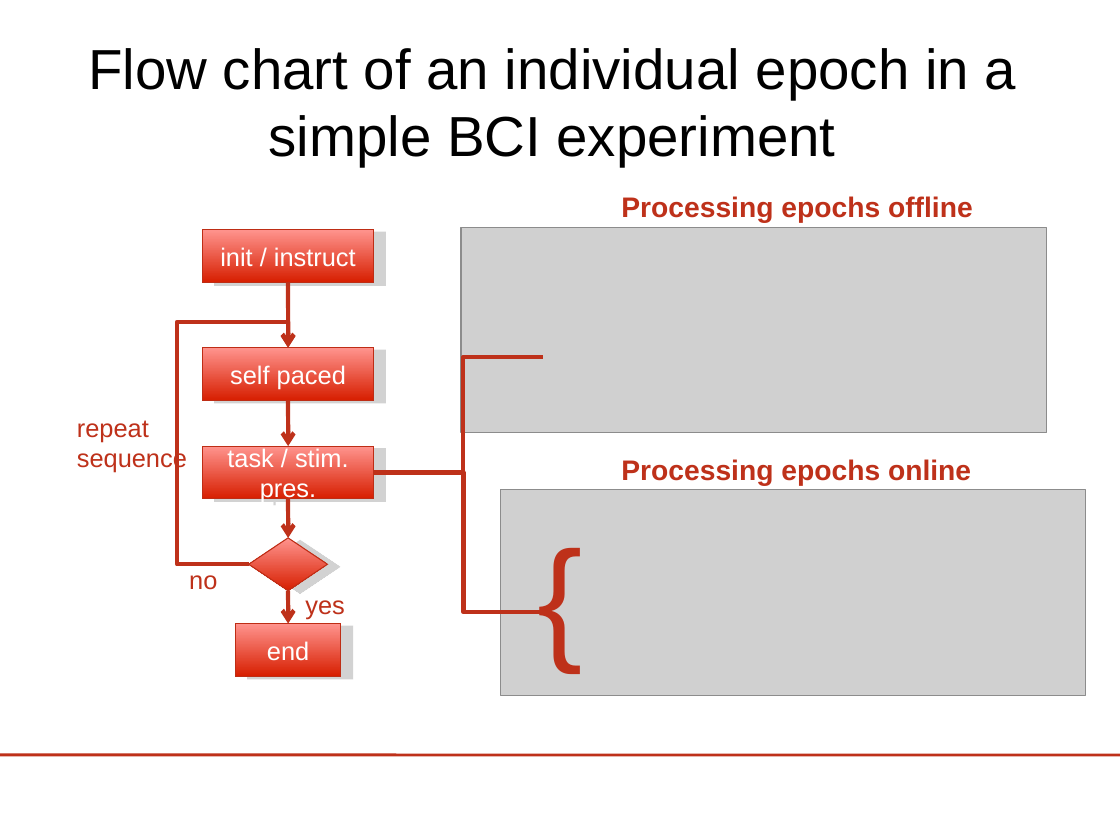
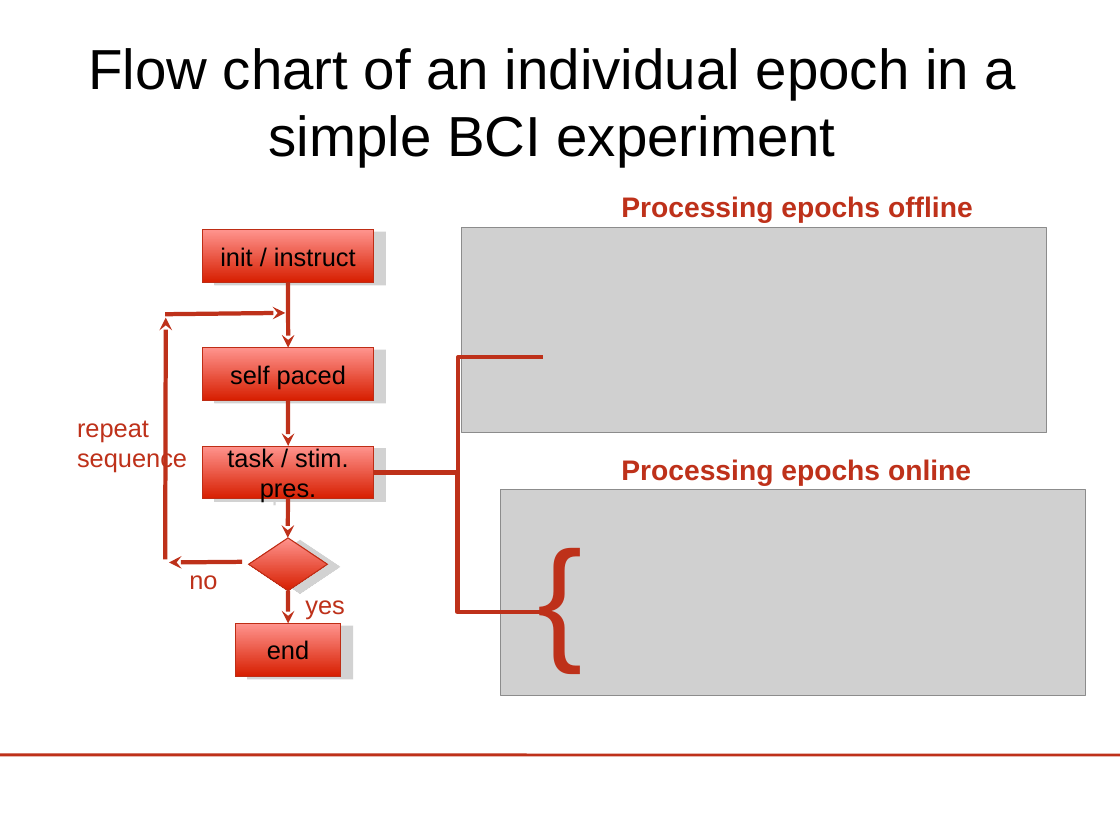
Before and after one commit to jadref/buffer_bci, a slide deck: slide 8 of tutorial/lect3-helloworld/HelloWorld_ERPViewer.odp. Drawn at 1120x840 pixels with LibreOffice and Linux fonts; fonts in the diff are those of the drawing; grey boxes stand for pictures; background and template pictures are left out. Boxes give left, top, right and bottom in pixels: in the first picture for what was removed or moved away, otherwise in the second. Text is boxed around its words. In the diff, an @@ line names an element or a change of style, - is before the commit and + after.

Commit message:
updated with better python instructions + erp-injection instructions

```diff
--- a/tutorial/lect3-helloworld/HelloWorld_ERPViewer.odp
+++ b/tutorial/lect3-helloworld/HelloWorld_ERPViewer.odp
@@ arrow (289, 283) - (289, 348): arrowheads changed @@
@@ arrow added from (166, 314) to (286, 313), #BE311A 3 pt @@
@@ arrow added from (166, 560) to (166, 318), #BE311A 3 pt @@
@@ elbow arrow removed from (249, 564) to (289, 348) @@
@@ elbow line (374, 473) - (543, 357): route changed @@
@@ free "repeat": place and size @@
-free "repeat" at (77,420,187,473)
+free "repeat" at (67,407,222,478)
@@ arrow (289, 400) - (289, 446): arrowheads changed @@
@@ elbow line (374, 473) - (542, 612): route changed @@
@@ arrow (288, 499) - (288, 538): arrowheads changed @@
@@ arrow added from (242, 562) to (169, 563), #BE311A 3 pt @@
@@ free "no": place and size @@
-free "no" at (189,575,217,590)
+free "no" at (179,559,266,600)
@@ arrow (289, 590) - (289, 624): arrowheads changed @@
@@ free "yes": place and size @@
-free "yes" at (305,600,344,620)
+free "yes" at (296,584,383,625)
@@ text colour #FFFFFF to #000000 in 4 elements at (203,230,374,283), (203,348,374,400), (203,446,374,499), (236,624,340,677) @@
```
Also in this commit, not shown: 40 other slides changed, 4 slides added, 6 other files.
